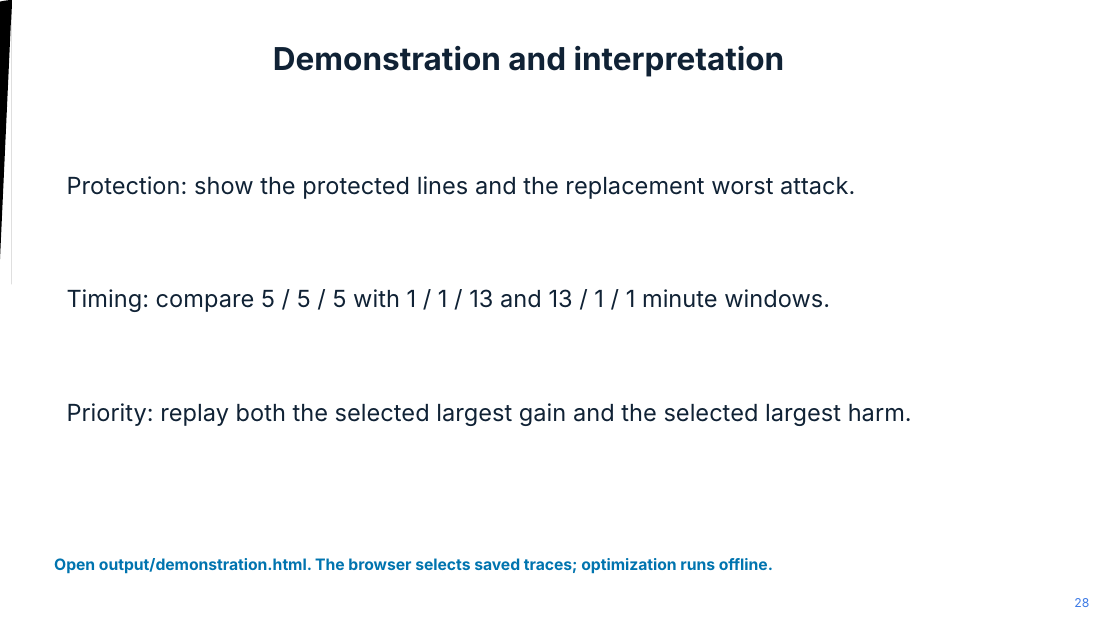
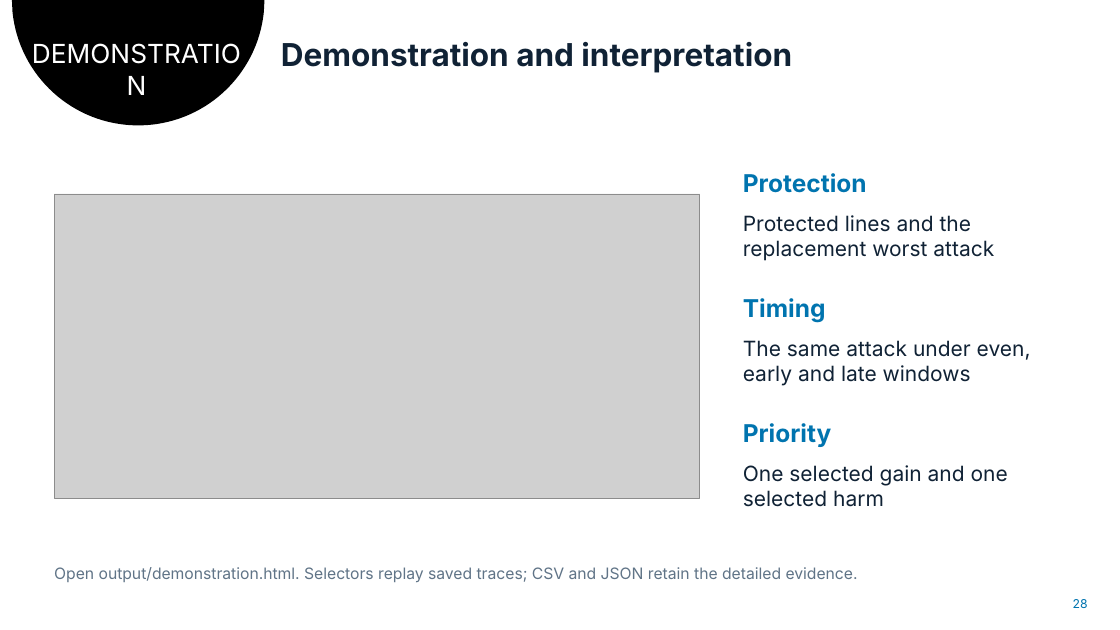
Before and after one commit to Adventurist2/CS637, a slide deck: slide 28 of group-sequin/output/presentation/SEQUIN_Original_Slides_With_Part2.pptx. Drawn at 1120x630 pixels with LibreOffice and Linux fonts; fonts in the diff are those of the drawing; grey boxes stand for pictures. Boxes give left, top, right and bottom in pixels: in the first picture for what was removed or moved away, otherwise in the second. Text is boxed around its words. In the diff, an @@ line names an element or a change of style, - is before the commit and + after.

```diff
--- a/group-sequin/output/presentation/SEQUIN_Original_Slides_With_Part2.pptx
+++ b/group-sequin/output/presentation/SEQUIN_Original_Slides_With_Part2.pptx
@@ text added at (27, 38, 245, 99), 22.5 pt, text #FFFFFF @@
+DEMONSTRATION
@@ text "Demonstration and interpretation": place and size @@
-text "Demonstration and interpretation" at (273, 46, 785, 77)
+text "Demonstration and interpretation" at (281, 42, 792, 73)
@@ text added at (743, 173, 867, 193), 21 pt, text #0074AF, bold @@
+Protection
@@ picture added at (55, 194, 701, 498) @@
@@ text at (743, 215, 994, 261): text changed; size 20.2 to 18 pt @@
-Protection: show the protected lines and the replacement worst attack.
+Protected lines and the replacement worst attack
@@ text removed at (67, 289, 830, 312) @@
-Timing: compare 5 / 5 / 5 with 1 / 1 / 13 and 13 / 1 / 1 minute windows.
@@ text added at (743, 298, 826, 323), 21 pt, text #0074AF, bold @@
+Timing
@@ text added at (743, 340, 1031, 386), 18 pt, text #102235 @@
+The same attack under even, early and late windows
@@ text removed at (67, 403, 912, 426) @@
-Priority: replay both the selected largest gain and the selected largest harm.
@@ text added at (743, 423, 831, 447), 21 pt, text #0074AF, bold @@
+Priority
@@ text added at (743, 465, 1008, 507), 18 pt, text #102235 @@
+One selected gain and one selected harm
@@ text at (54, 567, 858, 582): text changed; text colour #0074AF to #607487; bold off @@
-Open output/demonstration.html. The browser selects saved traces; optimization runs offline.
+Open output/demonstration.html. Selectors replay saved traces; CSV and JSON retain the detailed evidence.
@@ text "28" at (1073, 599, 1088, 608): text colour #3E7BE6 to #0074AF @@
```
Also in this commit, not shown: 14 other slides changed, 1 slide added, 1 slide removed, 13 other files.
